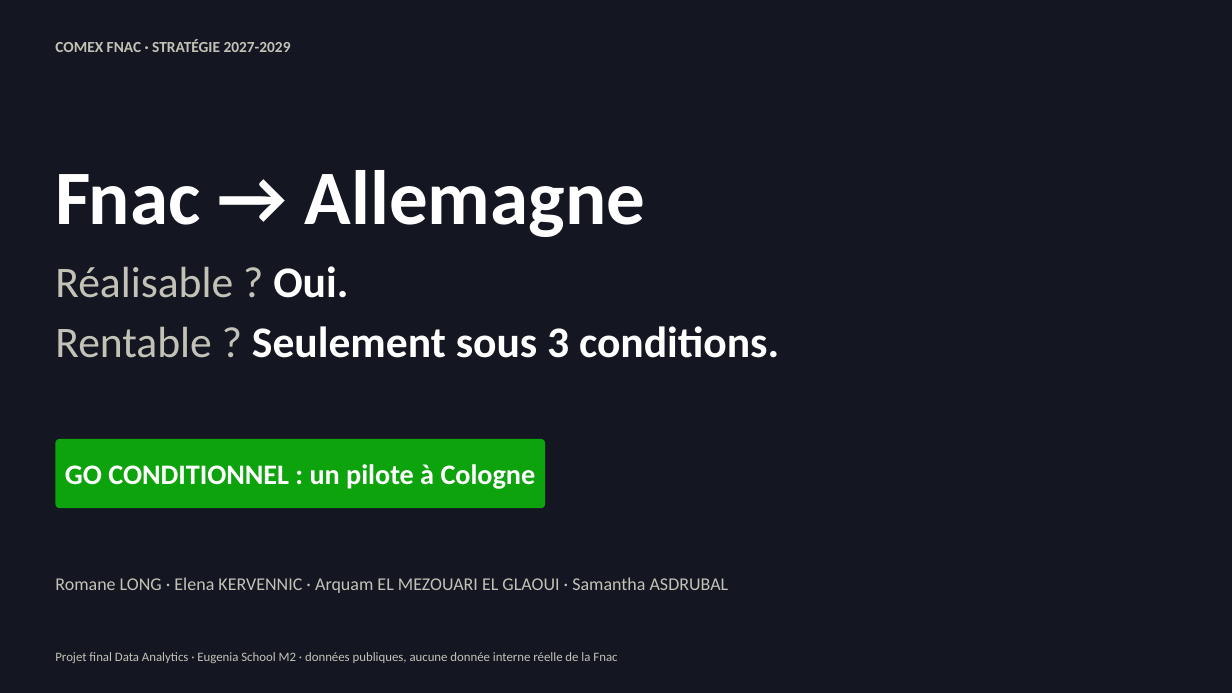
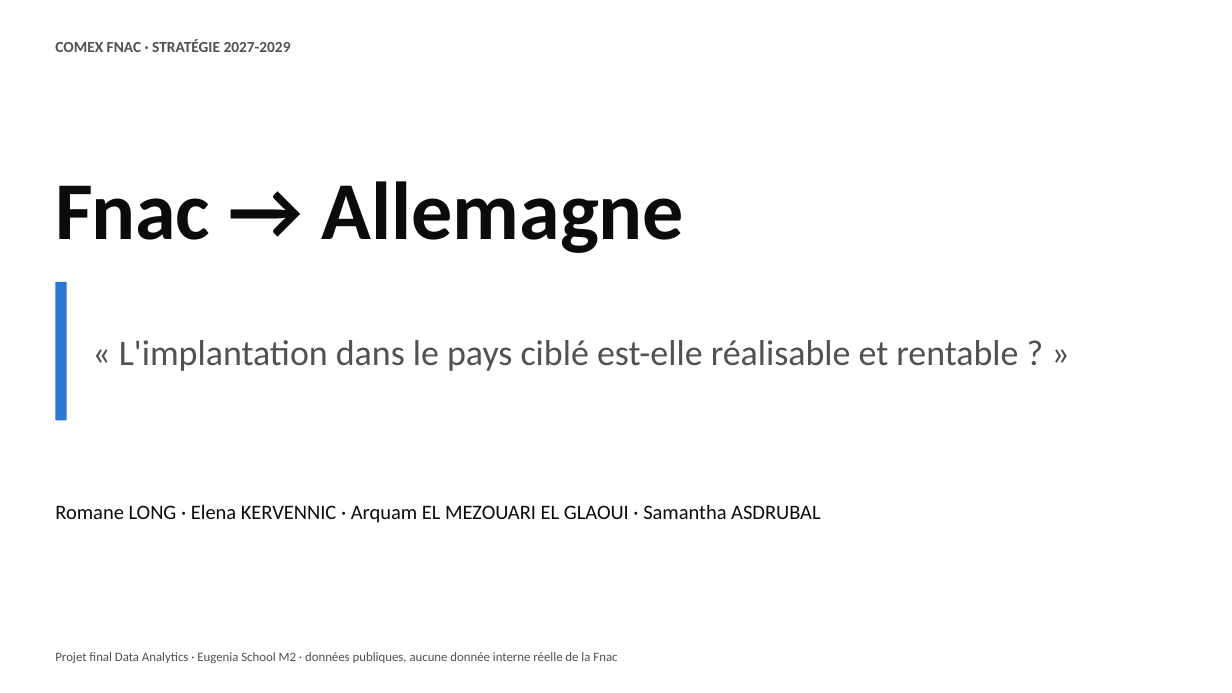
Before and after one commit to romane13long-source/fnac-expansion-allemagne, a slide deck: slide 1 of docs/Comex_Fnac_Allemagne.pptx. Drawn at 1232x693 pixels with LibreOffice and Linux fonts; fonts in the diff are those of the drawing. Boxes give left, top, right and bottom in pixels: in the first picture for what was removed or moved away, otherwise in the second. Text is boxed around its words. In the diff, an @@ line names an element or a change of style, - is before the commit and + after.

Commit message:
Dashboard : filtre Land actif sur tous les onglets, carte des magasins, 82 commentaires IA au survol ; slides blanches, Go sous conditions en conclusion, chevauchements corrigés

```diff
--- a/docs/Comex_Fnac_Allemagne.pptx
+++ b/docs/Comex_Fnac_Allemagne.pptx
@@ background #141722 to #FFFFFF @@
@@ text "COMEX FNAC · STRATÉGIE 2027-2029" at (55,39,291,52): text colour #C3C2B7 to #52514E @@
@@ text "Fnac → Allemagne": place and size @@
-text "Fnac → Allemagne" at (55,170,645,237)
+text "Fnac → Allemagne" at (55,181,684,253)
@@ text "Fnac → Allemagne" at (55,181,684,253): size 60 to 64 pt, text colour #FFFFFF to #0B0B0B @@
@@ text removed at (55,266,779,358) @@
-Réalisable ? Oui.
-Rentable ? Seulement sous 3 conditions.
@@ rounded rectangle added at (55,282,67,421), fill #2A78D6 @@
@@ text added at (119,340,1018,371), 28 pt, text #52514E @@
+« L'implantation dans le pays ciblé est-elle réalisable et rentable ? »
@@ rounded rectangle removed at (55,439,545,508) @@
@@ text removed at (65,464,536,489) @@
-GO CONDITIONNEL : un pilote à Cologne
@@ text "Romane LONG · Elena KERVENNIC ...": place and size @@
-text "Romane LONG · Elena KERVENNIC ..." at (55,577,729,593)
+text "Romane LONG · Elena KERVENNIC ..." at (55,504,820,523)
@@ text "Romane LONG · Elena KERVENNIC ..." at (55,504,820,523): size 14 to 16 pt, text colour #C3C2B7 to #0B0B0B @@
@@ text "Projet final Data Analytics · ..." at (55,652,617,663): text colour #C3C2B7 to #52514E @@
```
Also in this commit, not shown: 2 other slides changed, 9 other files.
